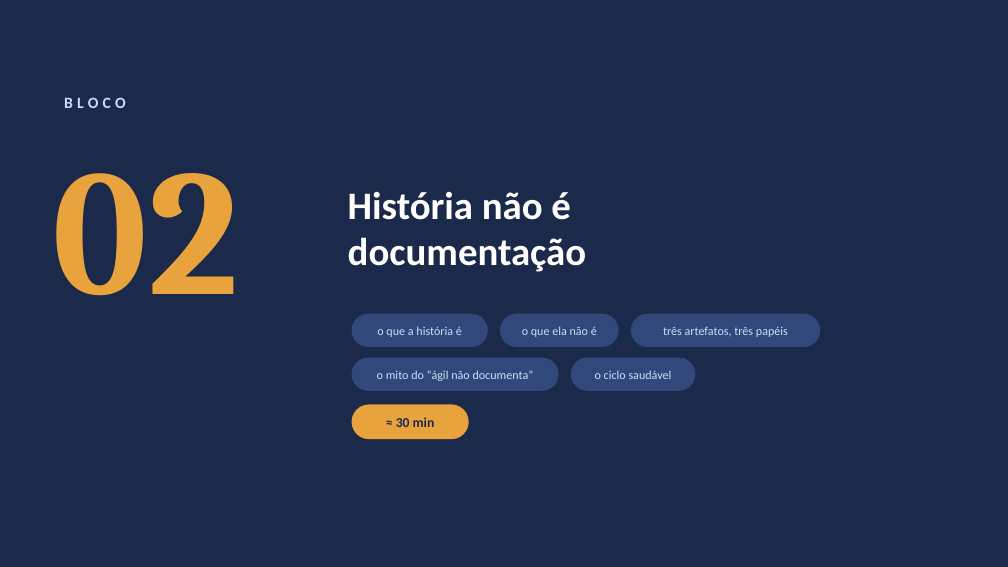
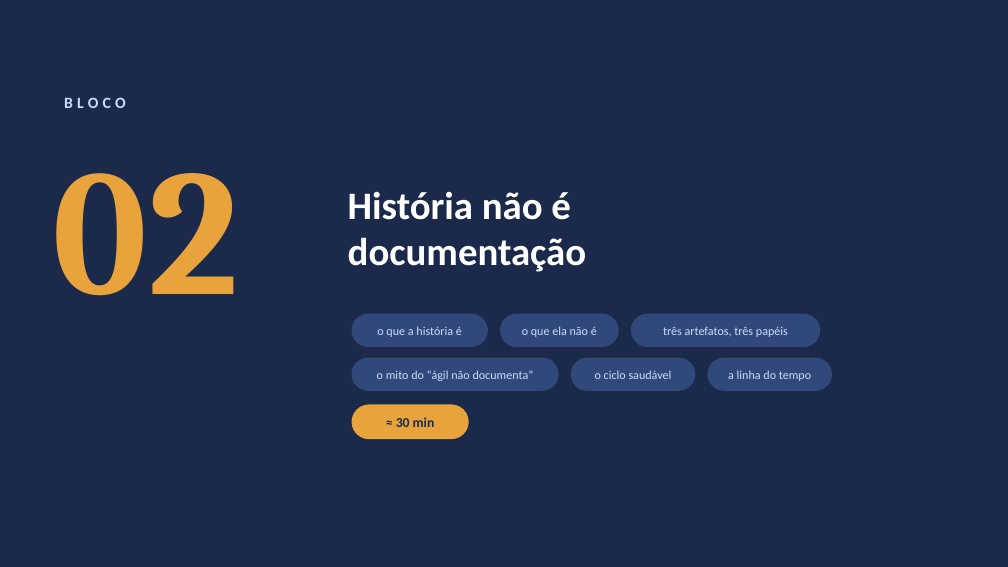
Before and after one commit to andromarcio/doc-template-engine, a slide deck: slide 15 of workshops/workshop-historias-usuario-documentacao.pptx. Drawn at 1008x567 pixels with LibreOffice and Linux fonts; fonts in the diff are those of the drawing. Boxes give left, top, right and bottom in pixels: in the first picture for what was removed or moved away, otherwise in the second. Text is boxed around its words. In the diff, an @@ line names an element or a change of style, - is before the commit and + after.

```diff
--- a/workshops/workshop-historias-usuario-documentacao.pptx
+++ b/workshops/workshop-historias-usuario-documentacao.pptx
@@ rounded rectangle added at [708,358,833,391], fill #31497A @@
@@ text added at [728,370,811,381], 11.5 pt, text #CADCFC @@
+a linha do tempo
```
Also in this commit, not shown: 15 other slides changed, 1 slide added.
